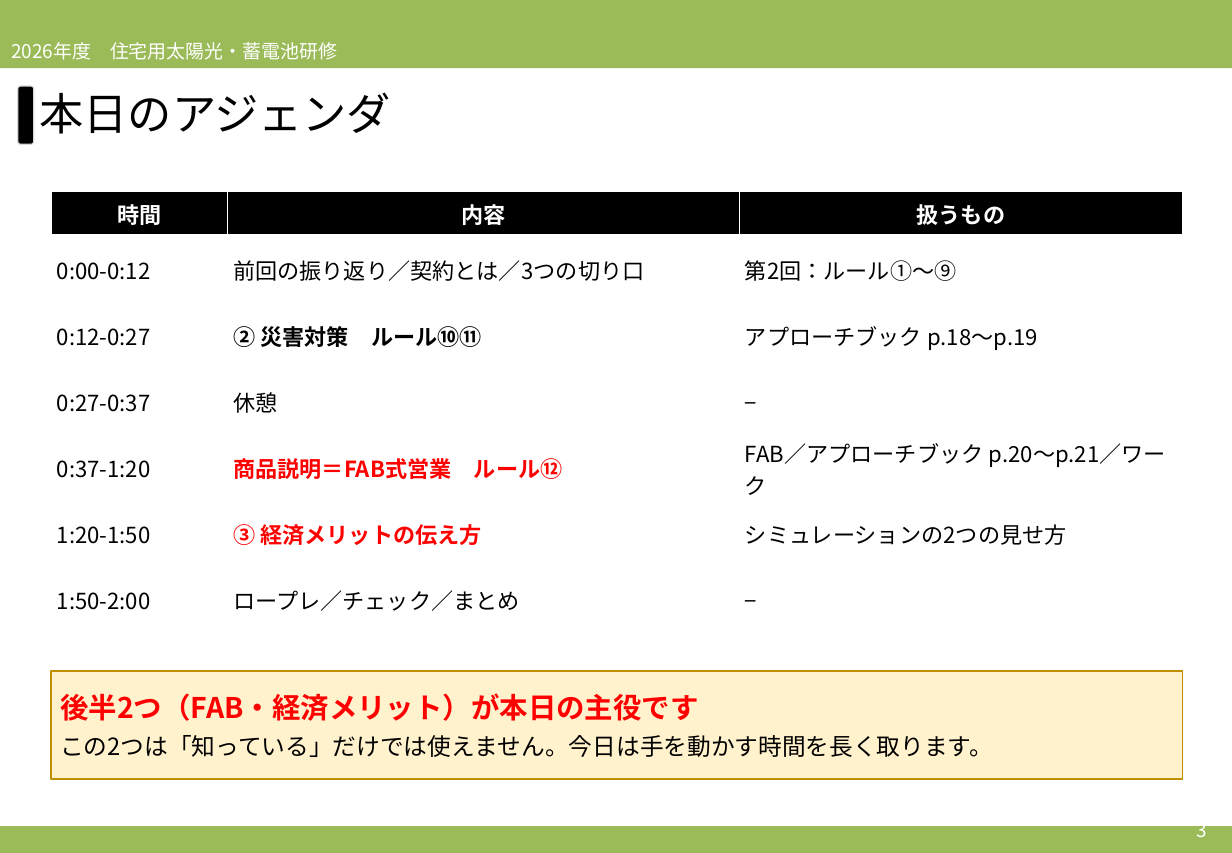
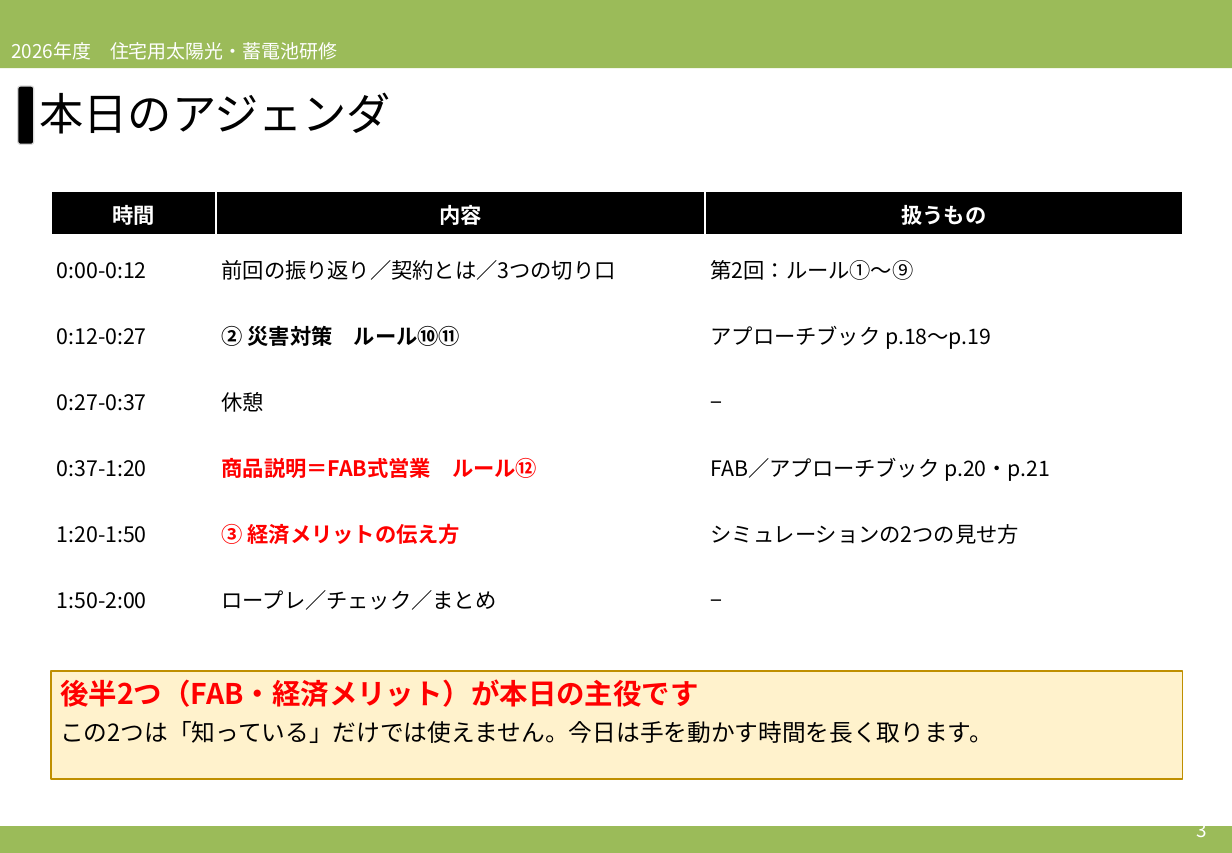
Before and after one commit to soshiro-iki-sys/-, a slide deck: slide 3 of slides/2026営業研修_第3回_必要性訴求②＆ロープレ.pptx. Drawn at 1232x853 pixels with LibreOffice and Linux fonts; fonts in the diff are those of the drawing. Boxes give left, top, right and bottom in pixels: in the first picture for what was removed or moved away, otherwise in the second. Text is boxed around its words. In the diff, an @@ line names an element or a change of style, - is before the commit and + after.

```diff
--- a/slides/2026営業研修_第3回_必要性訴求②＆ロープレ.pptx
+++ b/slides/2026営業研修_第3回_必要性訴求②＆ロープレ.pptx
@@ table at [51, 191, 1183, 632] @@
-row 5, column 3: FAB／アプローチブック p.20〜p.21／ワーク
+row 5, column 3: FAB／アプローチブック p.20・p.21
@@ size 14 to 13.5 pt in "時間", "内容", "扱うもの", "0:00-0:12" and 16 more places @@
@@ rectangle "後半2つ（FAB・経済メリット）が本日の主役です" at [51, 671, 1183, 779]: vertical alignment middle to top @@
```
Also in this commit, not shown: 29 other slides changed, 7 other files.
